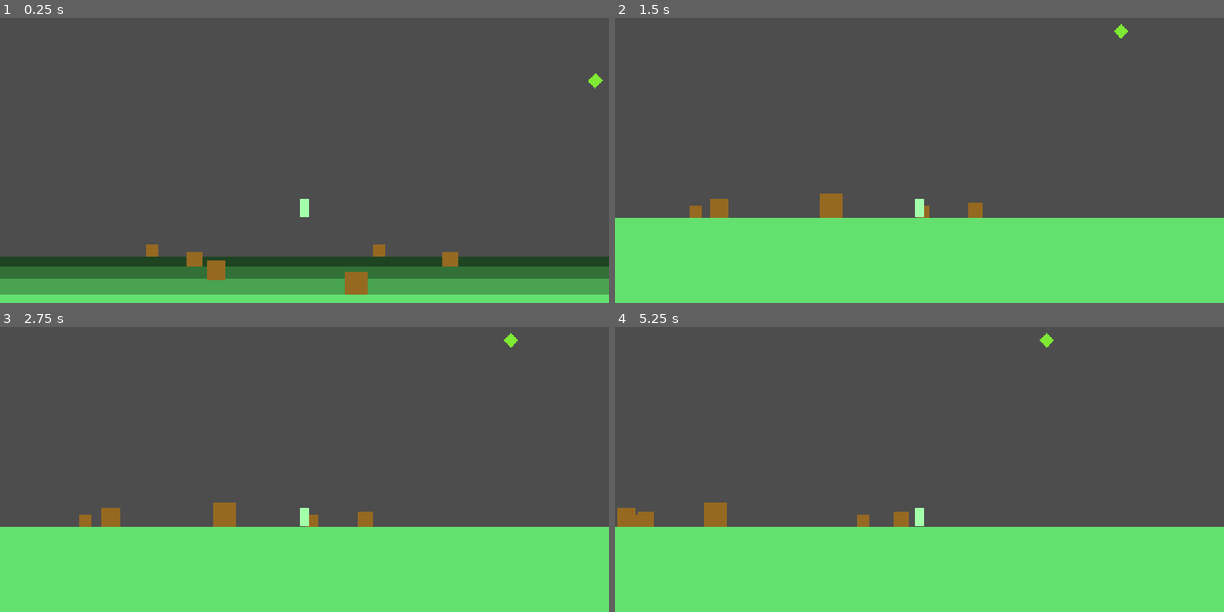
Above: before the commit, frames 1-4 (two rows, left to right).
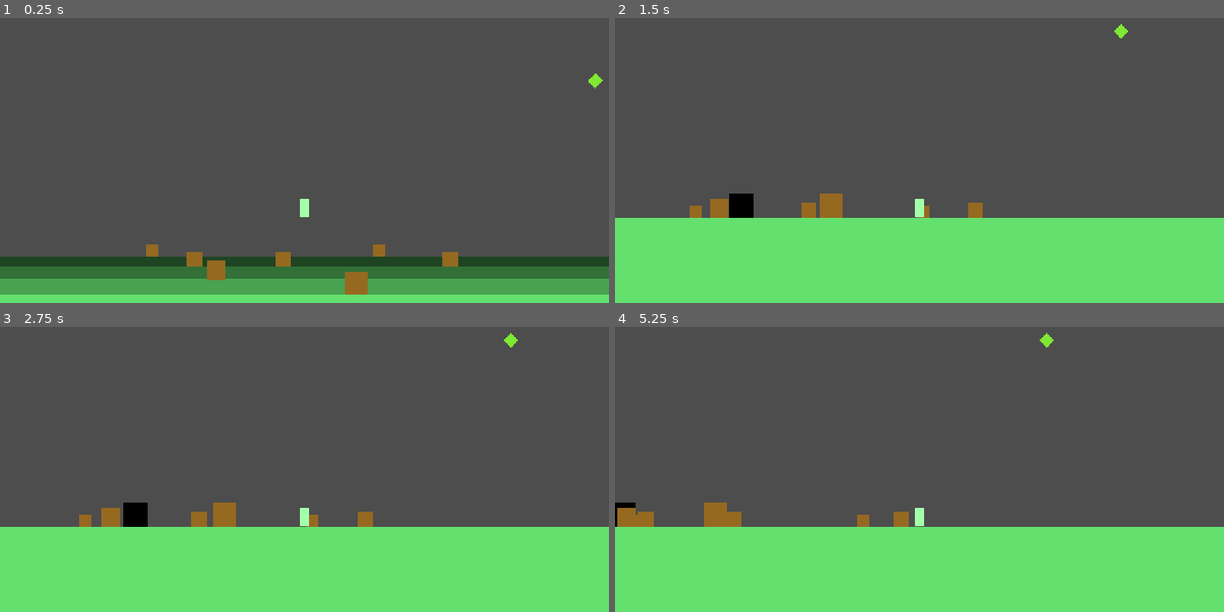
Above: after the commit, the same moments.

Repository: LZJ223/PICTOUR
Game: Godot game, scene res://Prototype_Game.tscn
The game is run twice, just before and just after one commit, with the same random seed, the same clock (stepped at 60 frames per second) and the same inputs.
Inputs (mouse positions are in pixels of both pictures, inside the frame that each line leads up to):
- Up to frame 1 (0.25 s): no input
- Up to frame 2 (1.5 s): move the mouse to (1053, 114) at 0.52 s; press the mouse at (1053, 114) at 0.53 s; hold D (move_right) from 0.53 s (still down); tap Space (jump) at 0.77 s; move the mouse to (797, 149) at 1.27 s; release the mouse at (797, 149) at 1.28 s; tap Shift (UAV) at 1.35 s
- Up to frame 3 (2.75 s): tap Space (jump) at 1.52 s; click (182, 458) at 1.55 s; move the mouse to (365, 366) at 2.02 s; release D (move_right) at 2.03 s; press the mouse at (365, 366) at 2.03 s; hold A (move_left) from 2.03 s (still down)
- Up to frame 4 (5.25 s): move the mouse to (889, 509) at 2.77 s; release A (move_left) at 2.78 s; release the mouse at (889, 509) at 2.78 s; hold D (move_right) 2.78-4.28 s; click (889, 509) at 2.85 s; tap Space (jump) at 3.02, 3.77, 4.52 s; move the mouse to (1102, 492) at 3.52 s; hold Shift (UAV) 3.53-4.28 s; click (1102, 492) at 3.8 s; move the mouse to (736, 389) at 4.27 s; hold A (move_left) 4.28-5.03 s; click (736, 389) at 4.35 s; move the mouse to (949, 441) at 5.02 s; press the mouse at (949, 441) at 5.03 s; hold D (move_right) from 5.03 s (still down)

The runs differ from the first frame. In frame 1, 0.1% of the frame differs, in the area x 45-48%, y 82-88%; in frame 2, 0.5%; in frame 3, 0.5%, in the area x 20-34%, y 61-71%; in frame 4, 0.2%.

Commit message:
更新了影子系统的视效
已经正确实现了影子的碰撞箱与视觉变换，但是生成和管理逻辑还有错误

以下是还未实现的正确管理逻辑（我认为的）：
不管物件在那个图层，始终都应该生成current_layer_index+2及以后图层的影子实体，在帧内进行位置更新的时候再决定是否启用影子。

Diff:
--- a/Component/Layer/Depth_Layer.gd
+++ b/Component/Layer/Depth_Layer.gd
@@ -20,4 +20,4 @@
 func apply_slot_state(anchor_position: Vector2) -> void:
 	for child in get_children():
 		if child is Object:
-			child.apply_visual_transfer(anchor_position, slot)
+			child.apply_visual_transfer(anchor_position)
--- a/Component/Object/Layer_Object.gd
+++ b/Component/Object/Layer_Object.gd
@@ -19,6 +19,7 @@
 	owner_layer = find_owner_layer()
 	assert(owner_layer != null, "%s 必须位于 DepthLayer/Objects 下！" % name)
 	set_collision_group(1, owner_layer.slot + 1)
+	visual_root.z_index = 400 - owner_layer.slot * 100
 
 ## 图层切换
 func transfer_to(target_layer: DepthLayer, anchor_position: Vector2) -> void:
@@ -31,14 +32,14 @@
 	position = anchor_position + (position - anchor_position) * ratio
 	collision_box.scale *= ratio
 	set_collision_group(owner_layer.layer_id + 1, target_layer.layer_id + 1)
+	visual_root.z_index = 400 - target_layer.slot * 100
 	owner_layer = target_layer
 
 ## 更新屏幕位置
-func apply_visual_transfer(anchor_position: Vector2, slot: int) -> void:
-	var scaling: float = Global.layer_scales[slot]
+func apply_visual_transfer(anchor_position: Vector2) -> void:
+	var scaling: float = Global.layer_scales[owner_layer.slot]
 	visual_root.scale = collision_box.scale * scaling
 	visual_root.position = (anchor_position - position) * (1 - scaling)
-	visual_root.z_index = 400 - slot * 100
 
 ## 寻找母图层
 func find_owner_layer() -> DepthLayer:
--- /dev/null
+++ b/Component/Object/Shadowed_Geometry/Shadowed_Geometry.gd
@@ -0,0 +1,40 @@
+class_name ShadowedGeometry
+extends LayerObject
+## 节点信息
+@onready var selected_box = $VisualRoot/Line2D
+@onready var shadow: Polygon2D = $Shadow
+var shadow_box: Array[Polygon2D] = []
+var shadow_visual: Array[Polygon2D] = []
+
+## 准备时生成影子
+func _ready() -> void:
+	super()
+	if owner_layer.slot > Global.current_layer_index:
+		var shadow_temp: Polygon2D
+		for i in range(owner_layer.slot + 1, Global.layer_count):
+			shadow_temp = shadow.duplicate()
+			self.add_child(shadow_temp)
+			shadow_temp.z_index = (Global.layer_count - i) * 100 + 50
+			shadow_temp.visible = false
+			shadow_box.append(shadow_temp)
+			shadow_temp = shadow.duplicate()
+			self.add_child(shadow_temp)
+			shadow_temp.z_index = (Global.layer_count - i) * 100 + 50
+			shadow_temp.visible = true
+			shadow_visual.append(shadow_temp)
+
+## 每帧更新影子状态
+func apply_visual_transfer(anchor_position: Vector2) -> void:
+	super(anchor_position)
+	if owner_layer.slot > Global.current_layer_index:
+		for i in range(Global.layer_count - owner_layer.slot - 1):
+			var scaling: float = Global.layer_scales[owner_layer.slot + i + 1]
+			var differ: float = owner_layer.slot - Global.current_layer_index
+			shadow_box[i].position = (position - anchor_position) * (i + 1) / differ
+			shadow_box[i].scale = collision_box.scale * (differ + i + 1) / differ
+			shadow_visual[i].position = (anchor_position - position) * (1 - scaling) + shadow_box[i].position * scaling
+			shadow_visual[i].scale = shadow_box[i].scale * scaling
+
+## 更新选取状态
+func set_pick_condition(condition: bool = false) -> void:
+	selected_box.visible = condition
--- /dev/null
+++ b/Component/Object/Shadowed_Geometry/Shadowed_Geometry.tscn
@@ -0,0 +1,33 @@
+[gd_scene format=3 uid="uid://cabe2ddgr2o0l"]
+
+[ext_resource type="Script" uid="uid://b0voj1n1u8lhf" path="res://Component/Object/Shadowed_Geometry/Shadowed_Geometry.gd" id="1_mdyyw"]
+
+[node name="ShadowedGeometry" type="RigidBody2D" unique_id=330834349]
+script = ExtResource("1_mdyyw")
+
+[node name="CollisionBox" type="CollisionPolygon2D" parent="." unique_id=519937963]
+polygon = PackedVector2Array(20, 20, 20, -20, -20, -20, -20, 20)
+
+[node name="VisualRoot" type="Node2D" parent="." unique_id=817137210]
+
+[node name="Line2D" type="Line2D" parent="VisualRoot" unique_id=2080341624]
+visible = false
+points = PackedVector2Array(20, 20, 20, -20, -20, -20, -20, 20)
+closed = true
+width = 8.0
+
+[node name="Polygon2D" type="Polygon2D" parent="VisualRoot" unique_id=859248024]
+color = Color(0.59, 0.41358995, 0.1298, 1)
+polygon = PackedVector2Array(20, 20, 20, -20, -20, -20, -20, 20)
+
+[node name="Area2D" type="Area2D" parent="VisualRoot" unique_id=1324729838]
+monitoring = false
+monitorable = false
+
+[node name="CollisionShape2D" type="CollisionPolygon2D" parent="VisualRoot/Area2D" unique_id=847824507]
+polygon = PackedVector2Array(20, 20, 20, -20, -20, -20, -20, 20)
+
+[node name="Shadow" type="Polygon2D" parent="." unique_id=2067473628]
+visible = false
+color = Color(0, 0, 0, 1)
+polygon = PackedVector2Array(-20, -20, -20, 20, 20, 20, 20, -20)
--- a/Level/Prototype_Level.tscn
+++ b/Level/Prototype_Level.tscn
@@ -4,6 +4,7 @@
 [ext_resource type="Script" uid="uid://5bmlk8dfo5uf" path="res://Level/Level.gd" id="1_xrs3t"]
 [ext_resource type="PackedScene" uid="uid://bd2e8t8vka0ac" path="res://Component/Object/Box/Box.tscn" id="2_lrx2v"]
 [ext_resource type="PackedScene" uid="uid://bopxiokiwukv1" path="res://Component/Object/Goal/Goal.tscn" id="3_jc4bg"]
+[ext_resource type="PackedScene" uid="uid://cabe2ddgr2o0l" path="res://Component/Object/Shadowed_Geometry/Shadowed_Geometry.tscn" id="5_5eqqv"]
 
 [node name="PrototypeLevel" type="Node2D" unique_id=1182049839]
 script = ExtResource("1_xrs3t")
@@ -37,6 +38,9 @@
 [node name="Goal" parent="Layer2" unique_id=1268601166 instance=ExtResource("3_jc4bg")]
 position = Vector2(1432, 30)
 
+[node name="ShadowedGeometry" parent="Layer2" unique_id=1313795509 instance=ExtResource("5_5eqqv")]
+position = Vector2(612, 500)
+
 [node name="Layer1" parent="." unique_id=1836359811 instance=ExtResource("1_njsva")]
 layer_id = 1
 
Not shown, added: Component/Object/Shadowed_Geometry/Shadowed_Geometry.gd.uid
